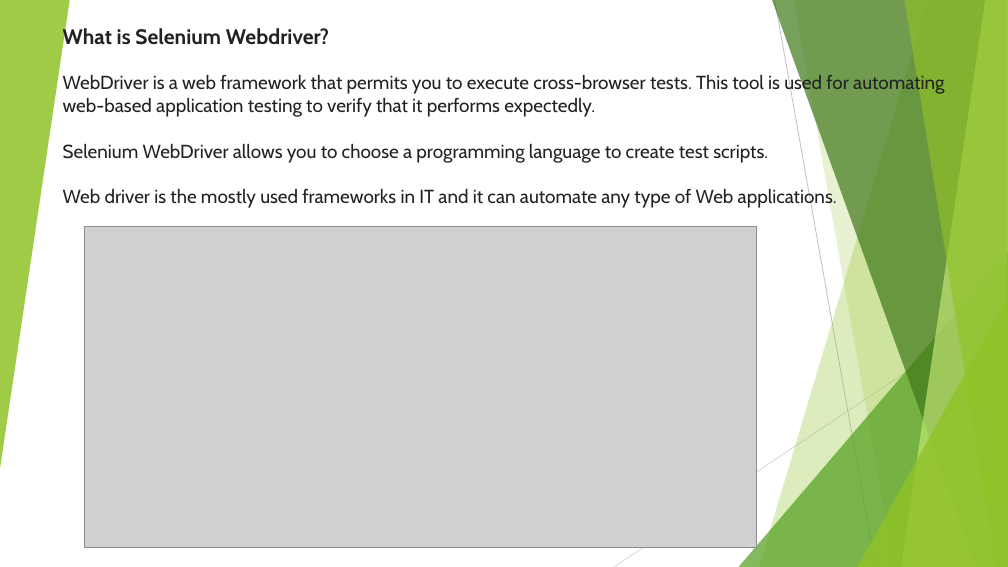
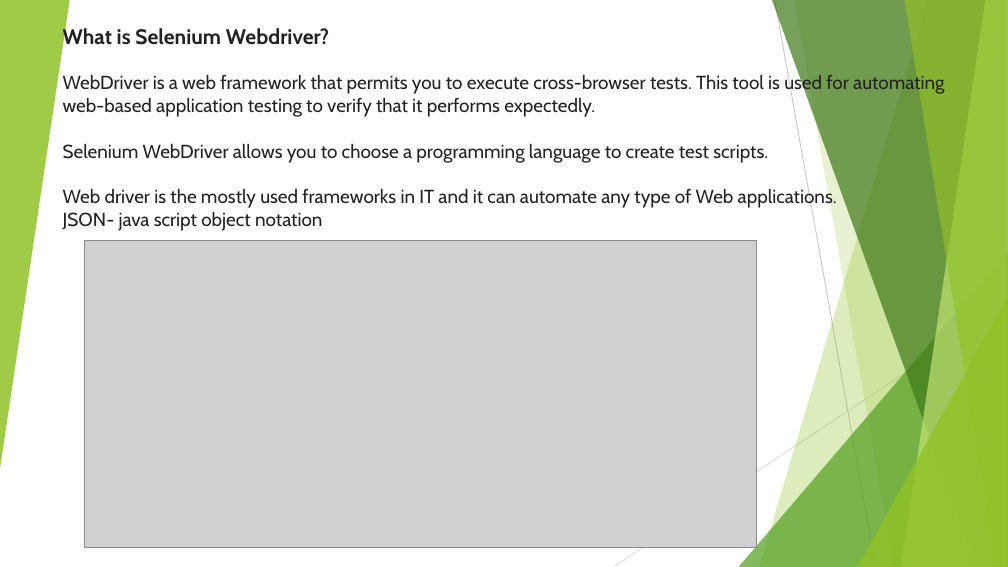
Before and after one commit to skp599/MyFirstProject, a slide deck: slide 5 of Selenium.pptx (slide 4 before the commit). Drawn at 1008x567 pixels with LibreOffice and Linux fonts; fonts in the diff are those of the drawing; grey boxes stand for pictures. Boxes give left, top, right and bottom in pixels: in the first picture for what was removed or moved away, otherwise in the second. Text is boxed around its words. In the diff, an @@ line names an element or a change of style, - is before the commit and + after.

Commit message:
Updated Selenium kt document

```diff
--- a/Selenium.pptx
+++ b/Selenium.pptx
@@ title at box(63, 26, 944, 231): text changed @@
-What is Selenium Webdriver?
-WebDriver is a web framework that permits you to execute cross-browser tests. This tool is used for automating web-based application testing to verify that it performs expectedly.
-Selenium WebDriver allows you to choose a programming language to create test scripts.
-Web driver is the mostly used frameworks in IT and it can automate any type of Web applications.
+What is Selenium Webdriver?
+WebDriver is a web framework that permits you to execute cross-browser tests. This tool is used for automating web-based application testing to verify that it performs expectedly.
+Selenium WebDriver allows you to choose a programming language to create test scripts.
+Web driver is the mostly used frameworks in IT and it can automate any type of Web applications.
+JSON- java script object notation
@@ picture: place and size @@
-picture at box(85, 226, 757, 547)
+picture at box(85, 240, 757, 547)
```
Also in this commit, not shown: 3 other slides changed, 2 slides added.
